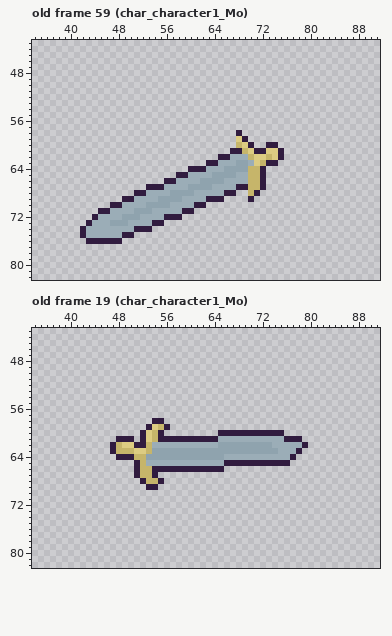
File history of a pixel-art file, Assets/Animation Sprites/Player/Character 1/Run/Swords/GraySword/Slot1/SWORDS_RUN.aseprite. The picture above is the old version.
128x128 pixels, 70 frames. Shown: old frame 59 (char_character1_Mo): x 34..91, y 43..82; old frame 19 (char_character1_Mo): x 34..91, y 43..82. The commit also changed other frames, which this record leaves out.
New version:
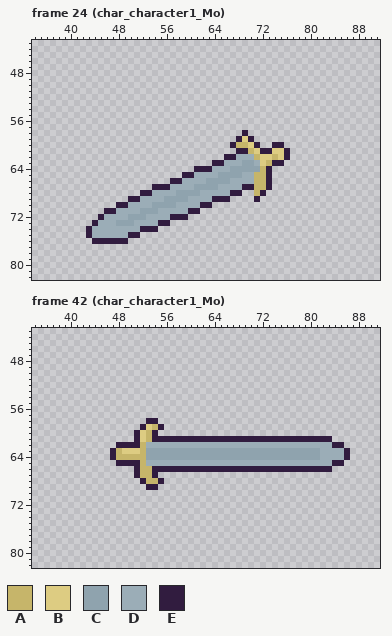
Palette (. is transparent): A #c6b56a  B #ddcc82  C #8fa3ae  D #9badb7  E #311c3f
A new or re-ordered frame is compared with the old frame closest to it.
The exact change:
frames 70 -> 64
Frame 24 (char_character1_Mo) against old frame 59 (char_character1_Mo), layer "SLOT1":
y 58: x 68..69 E. -> .E
y 59: x 68..70 BE. -> EBE
y 60: x 67 . -> E; x 69..71 BE. -> ABE; x 73 E -> .; x 75 . -> E
y 61: x 67 E -> .; x 69..71 ABE -> EAB; x 73 B -> E; x 75..76 E. -> BE
y 62: x 65 E -> .; x 67 D -> E; x 70..71 AB -> DA; x 73..76 ABE. -> BABE
y 63: x 63 E -> .; x 65 D -> E; x 68 C -> D; x 70..73 DBAE -> CDBA; x 75 . -> E
y 64: x 60 E -> .; x 63 D -> E; x 66 C -> D; x 70..73 AAE. -> CCAE
y 65: x 58 E -> .; x 60 D -> E; x 64 C -> D; x 68 D -> C; x 70 A -> D; x 72..73 E. -> AE
y 66: x 56 E -> .; x 58 D -> E; x 62 C -> D; x 66 D -> C; x 70 A -> D; x 72..73 E. -> AE
y 67: x 53 E -> .; x 56 D -> E; x 60 C -> D; x 64 D -> C; x 68 E -> D; x 70 A -> E; x 72..73 E. -> AE
y 68: x 51 E -> .; x 53 D -> E; x 57 C -> D; x 61 D -> C; x 66 E -> D; x 68 . -> E; x 70..72 AE. -> .AE
y 69: x 49 E -> .; x 51 D -> E; x 55 C -> D; x 59 D -> C; x 63 E -> D; x 66 . -> E; x 70..71 E. -> .E
y 70: x 47 E -> .; x 49 D -> E; x 53 C -> D; x 57 D -> C; x 61 E -> D; x 63 . -> E
y 71: x 45 E -> .; x 47 D -> E; x 51 C -> D; x 54 D -> C; x 59 E -> D; x 61 . -> E
y 72: x 44..45 ED -> .E; x 49 C -> D; x 52 D -> C; x 56 E -> D; x 59 . -> E
y 73: x 43..44 ED -> .E; x 47 C -> D; x 50 D -> C; x 54 E -> D; x 56 . -> E
y 74: x 42..43 ED -> .E; x 51 E -> D; x 54 . -> E
y 75: x 42..43 ED -> .E; x 49 E -> D; x 51 . -> E
y 76: x 43 E -> .; x 49 . -> E
Frame 42 (char_character1_Mo) is new; against old frame 19 (char_character1_Mo), layer "SLOT1":
y 58: x 53 . -> E; x 55 E -> .
y 59: x 52..56 .EBAE -> EBAE.
y 60: x 51..55 .EBAE -> EBAE.; x 65..75 EEEEEEEEEEE -> ...........
y 61: x 48..54 EEE.EBA -> ...EBAE; x 65..75 DDDDDDDDDDD -> EEEEEEEEEEE; x 79..83 ..... -> EEEEE
y 62: x 47..50 EABB -> .EEE; x 52..53 EA -> AD; x 65..73 CCCCCCCCC -> DDDDDDDDD; x 79..85 E...... -> DDDDDEE
y 63: x 49..50 AA -> BB; x 52..53 BA -> AC; x 75..86 DDDE........ -> CCCCCCCDDDDE
y 64: x 47..50 .EEE -> EAAA; x 66..86 DDDDDDDDDDDE......... -> CCCCCCCCCCCCCCCCDDDDE
y 65: x 48..50 ... -> EEE; x 66..85 EEEEEEEEEEE......... -> DDDDDDDDDDDDDDDDDDEE
y 66: x 66..83 .................. -> EEEEEEEEEEEEEEEEEE
Changed places in both pictures, as pixel boxes (x1, y1, x2, y2):
changed: (80, 130, 290, 244)
changed: (110, 418, 170, 466)
changed: (218, 430, 350, 472)
